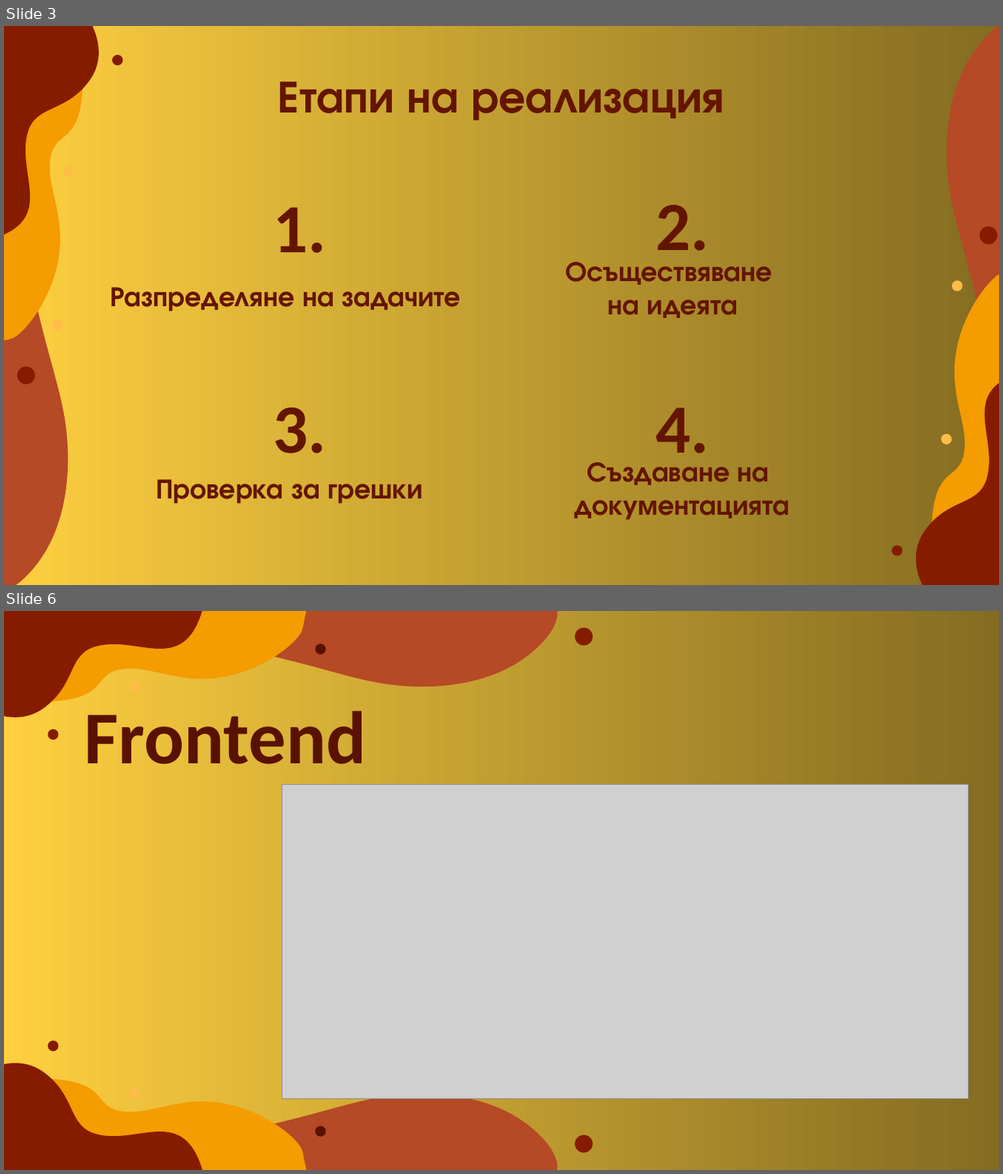
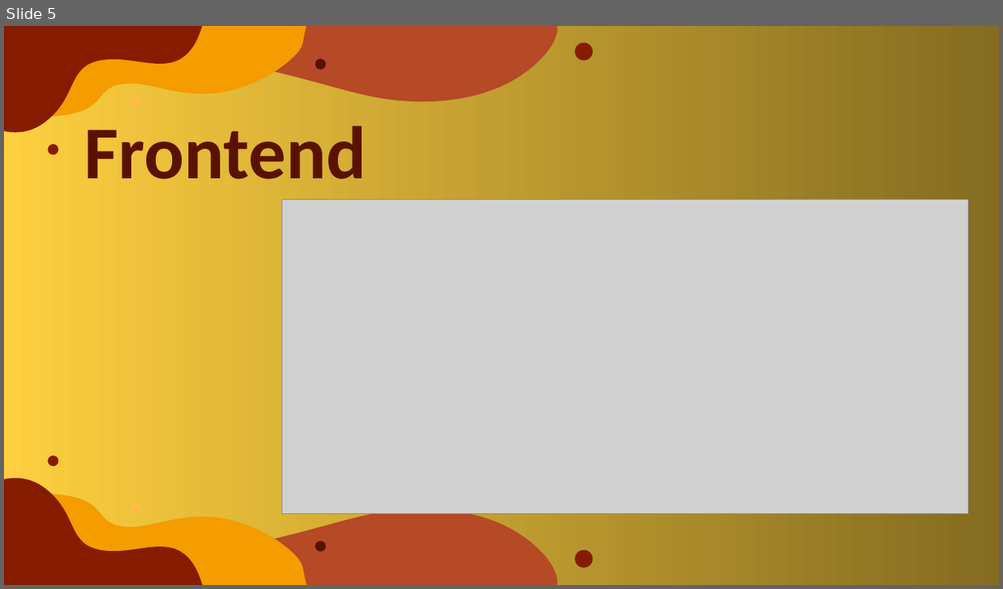
Before and after one commit to EGGeorgieva21/HOMELANDER, a slide deck: docs/Presentation.pptx. Shown one above the other, each under a label of ours: slides 3 and 6 before the commit, slide 5 after it; the slides between them are not shown. The pictures are 1003x1174 and 1003x589 pixels, drawn with LibreOffice and Linux fonts; fonts in the diff are those of the drawing; grey boxes stand for pictures. Boxes give left, top, right and bottom in pixels: in the first picture for what was removed or moved away, otherwise in the second. Text is boxed around its words. In the diff, an @@ line names an element or a change of style, - is before the commit and + after.

Commit message:
Update presentation

```diff
--- a/docs/Presentation.pptx
+++ b/docs/Presentation.pptx
@@ slide 3 removed at <box>4,26,999,585</box>, background gradient #FECF40 to #846C21 @@
@@ freeform shape removed at <box>4,26,99,239</box> @@
@@ freeform shape removed at <box>931,26,999,539</box> @@
@@ ellipse removed at <box>112,55,122,65</box> @@
@@ freeform shape removed at <box>4,73,83,585</box> @@
@@ freeform shape removed at <box>4,85,83,346</box> @@
@@ title removed at <box>278,82,725,121</box> @@
-Етапи на реализация
@@ ellipse removed at <box>63,167,74,177</box> @@
@@ title removed at <box>273,207,326,253</box> @@
-1.
@@ title removed at <box>655,205,708,267</box> @@
-2.
@@ ellipse removed at <box>979,227,997,244</box> @@
@@ subtitle removed at <box>565,262,771,318</box> @@
-Осъществяване
-на идеята
@@ freeform shape removed at <box>931,266,999,527</box> @@
@@ subtitle removed at <box>111,287,461,312</box> @@
-Разпределяне на задачите
@@ ellipse removed at <box>951,281,962,291</box> @@
@@ ellipse removed at <box>52,320,62,330</box> @@
@@ ellipse removed at <box>17,367,35,385</box> @@
@@ freeform shape removed at <box>916,372,999,585</box> @@
@@ title removed at <box>273,408,326,454</box> @@
-3.
@@ title removed at <box>655,408,708,469</box> @@
-4.
@@ ellipse removed at <box>941,434,951,445</box> @@
@@ subtitle removed at <box>575,463,789,520</box> @@
-Създаване на
-документацията
@@ subtitle removed at <box>156,480,424,504</box> @@
-Проверка за грешки
@@ ellipse removed at <box>892,546,902,557</box> @@
@@ what was slide 6 is now slide 5 @@
```
Also in this commit, not shown: 1 slide changed, 4 slides added, 4 other slides removed.
